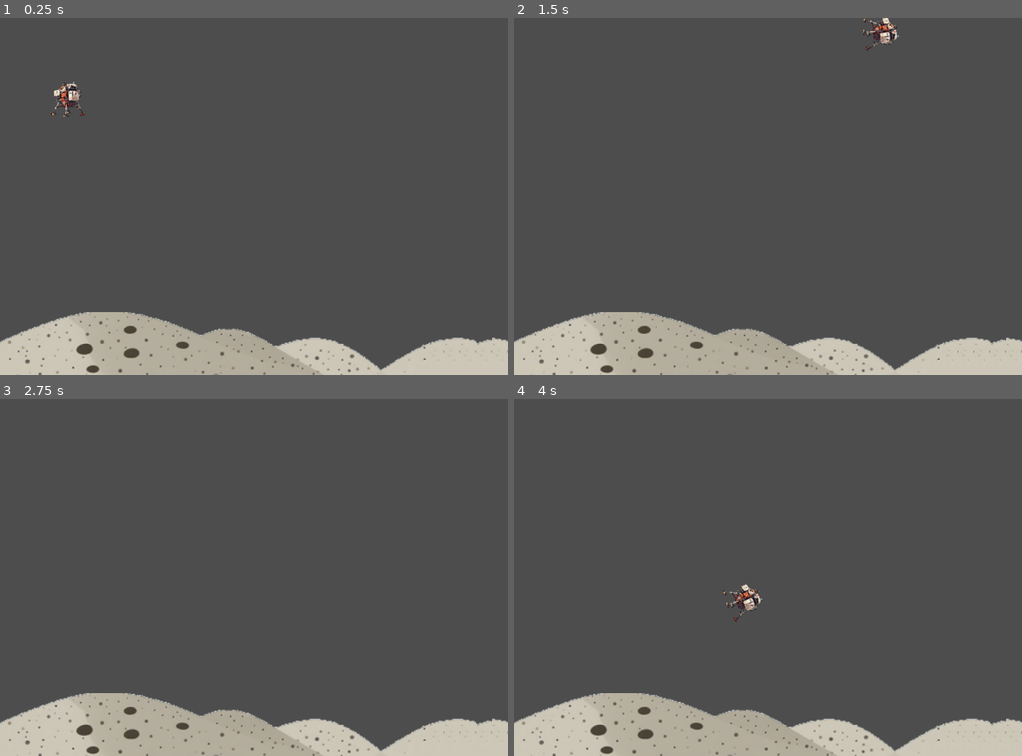
Above: before the commit, frames 1-4 (two rows, left to right).
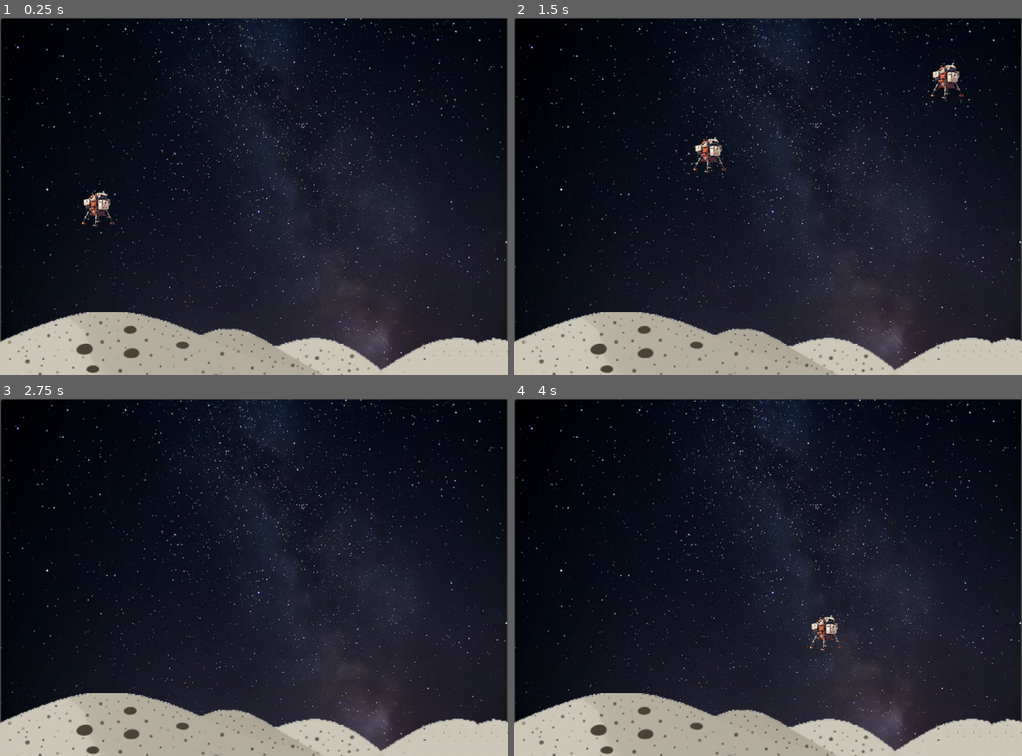
Above: after the commit, the same moments.

Repository: eossf/lunar-ship-godot_T
Game: Godot game, scene res://Root.tscn
Same seed, same stepped clock (60 frames per second), same inputs: the game is played once before the commit and once after it.
Inputs (mouse positions are in pixels of both pictures, inside the frame that each line leads up to):
- Up to frame 1 (0.25 s): no input
- Up to frame 2 (1.5 s): move the mouse to (879, 178) at 0.52 s; hold Right (move_right) 0.53-1.28 s; hold Space (jump) 0.53-1.28 s; click (879, 178) at 0.67 s; move the mouse to (666, 214) at 1.27 s; hold Left (move_left) from 1.28 s (still down); tap Space (jump) at 1.35 s
- Up to frame 3 (2.75 s): tap Space (jump) at 1.52, 1.82 s; move the mouse to (304, 498) at 2.02 s; release Left (move_left) at 2.03 s; hold Right (move_right) from 2.03 s (still down); hold Space (jump) from 2.03 s (still down)
- Up to frame 4 (4 s): tap Enter at 2.75 s; move the mouse to (742, 648) at 2.77 s; release Space (jump) at 2.78 s; tap Space (jump) at 2.85, 3.02, 3.32 s; click (742, 648) at 2.92 s; move the mouse to (920, 631) at 3.52 s; release Right (move_right) at 3.53 s; hold Left (move_left) from 3.53 s (still down); hold Space (jump) from 3.53 s (still down)

The runs differ from the first frame. In frame 1, 87% of the frame differs, in the area x 0-100%, y 0-98%; in frame 2, 87%; in frame 3, 87%; in frame 4, 87%.

Commit message:
no rotation - apply forces down left right only

Diff:
--- a/Lunar.gd
+++ b/Lunar.gd
@@ -1,16 +1,31 @@
 extends RigidBody2D
 
-var thrust = Vector2(0, -200000)
-var torque = 500000
+const THRUST_Y = 100000
+const THRUST_X = 50000
+var torque = 10000
+var rotation_direction = 0
+var current_rotation = 0
+var angle = deg_to_rad(0)
+const ROTATION_STEP = 5
 
 func _integrate_forces(state):
 	if Input.is_action_pressed("jump"):
-		state.apply_force(thrust)
+		angle = deg_to_rad(current_rotation)
+		state.apply_force(Vector2(0 , -THRUST_Y))
+		print("transform.basis " + str(transform))
 	else:
-		state.apply_force(Vector2())
-	var rotation_direction = 0
+		state.apply_force(Vector2.ZERO)
+		rotation_direction = 0
+
 	if Input.is_action_pressed("move_right"):
-		rotation_direction += 1
+#		rotation_direction += ROTATION_STEP
+#		current_rotation = current_rotation + rotation_direction
+		state.apply_force(Vector2(THRUST_X , 0))
 	if Input.is_action_pressed("move_left"):
-		rotation_direction -= 1
-	state.apply_torque(rotation_direction * torque)
+#		rotation_direction -= ROTATION_STEP
+#		current_rotation = current_rotation - rotation_direction
+		state.apply_force(Vector2(-THRUST_X , 0))
+
+	# rotation
+	if rotation_direction != 0:
+		state.apply_torque(rotation_direction * torque)
--- a/Lunar.tscn
+++ b/Lunar.tscn
@@ -9,7 +9,8 @@
 [node name="Lunar" type="Node2D"]
 
 [node name="RigidBody2D" type="RigidBody2D" parent="."]
-mass = 150.0
+mass = 100.0
+center_of_mass_mode = 1
 script = ExtResource("1_u8plr")
 
 [node name="Sprite2D" type="Sprite2D" parent="RigidBody2D"]
--- a/Root.tscn
+++ b/Root.tscn
@@ -1,8 +1,9 @@
-[gd_scene load_steps=6 format=3 uid="uid://cd00lld3e4t84"]
+[gd_scene load_steps=7 format=3 uid="uid://cd00lld3e4t84"]
 
 [ext_resource type="PackedScene" uid="uid://ddl11ghjshxpk" path="res://lunar.tscn" id="1_vj07n"]
 [ext_resource type="Texture2D" uid="uid://d2fsm27j23ix6" path="res://grey_rocks_pattern-5.png" id="2_mdh43"]
 [ext_resource type="Script" path="res://lunar_factory.gd" id="3_0aq1q"]
+[ext_resource type="Texture2D" uid="uid://do33dv4a74ama" path="res://stars.png" id="4_do6ar"]
 
 [sub_resource type="TileSetAtlasSource" id="TileSetAtlasSource_rwnmm"]
 texture = ExtResource("2_mdh43")
@@ -99,7 +100,7 @@
 [node name="Root" type="Node"]
 
 [node name="Lunar" parent="." instance=ExtResource("1_vj07n")]
-position = Vector2(136, 155)
+position = Vector2(196, 375)
 
 [node name="StaticBody2D" type="StaticBody2D" parent="."]
 
@@ -115,3 +116,9 @@
 
 [node name="LunarFactory" type="Node2D" parent="."]
 script = ExtResource("3_0aq1q")
+
+[node name="Stars" type="Sprite2D" parent="."]
+z_index = -1
+position = Vector2(512.25, 361.5)
+scale = Vector2(1.06531, 1.14082)
+texture = ExtResource("4_do6ar")
--- a/project.godot
+++ b/project.godot
@@ -15,7 +15,7 @@
 config/features=PackedStringArray("4.1", "Forward Plus")
 boot_splash/bg_color=Color(1, 1, 1, 1)
 boot_splash/image="res://lunar_lander.png"
-config/icon="res://icon.svg"
+config/icon="res://lunar-ship-96.png"
 
 [display]
 
Binary file added: stars.png
